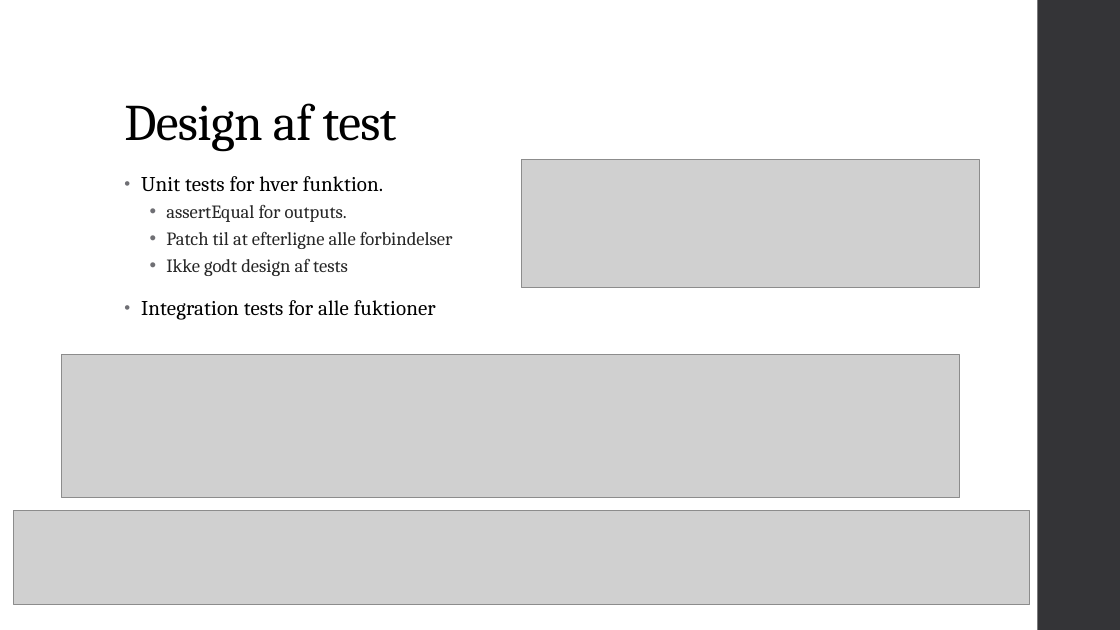
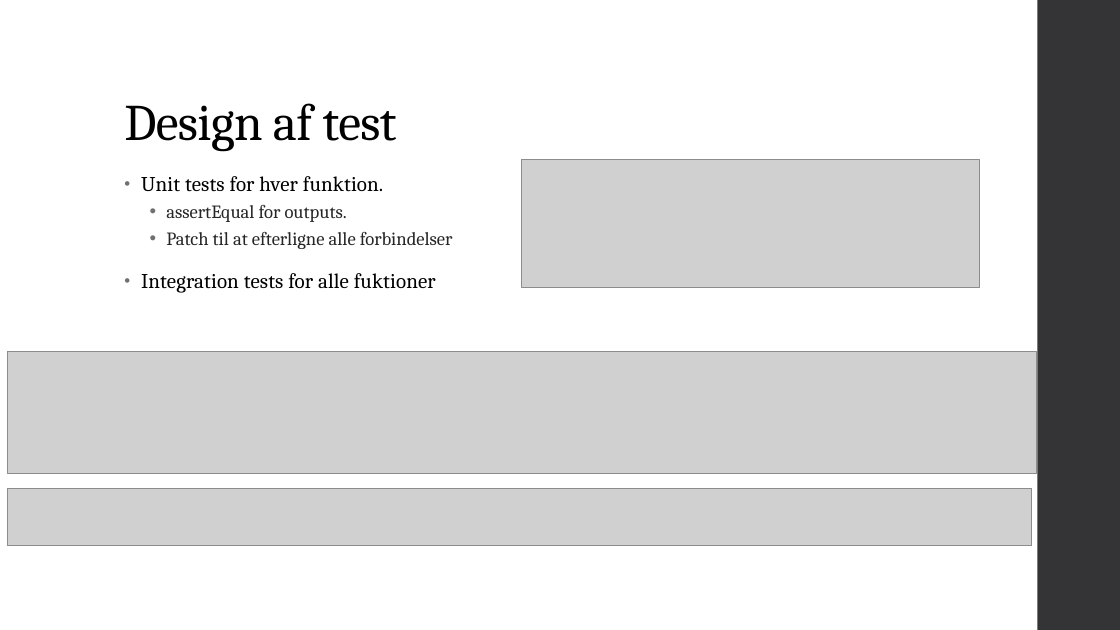
Before and after one commit to JamesWebbTelescope/uge-5, a slide deck: slide 6 of Test rapport.pptx (slide 5 before the commit). Drawn at 1120x630 pixels with LibreOffice and Linux fonts; fonts in the diff are those of the drawing; grey boxes stand for pictures. Boxes give left, top, right and bottom in pixels: in the first picture for what was removed or moved away, otherwise in the second. Text is boxed around its words. In the diff, an @@ line names an element or a change of style, - is before the commit and + after.

Commit message:
Test report is now finished

```diff
--- a/Test rapport.pptx
+++ b/Test rapport.pptx
@@ text at (166, 259, 348, 276): paragraph removed @@
-  • Ikke godt design af tests
@@ picture: place and size @@
-picture at (61, 355, 960, 497)
+picture at (8, 351, 1037, 473)
@@ picture added at (8, 489, 1033, 546) @@
@@ picture removed at (13, 510, 1030, 605) @@
```
Also in this commit, not shown: 3 other slides changed, 3 slides added, 2 other files.
